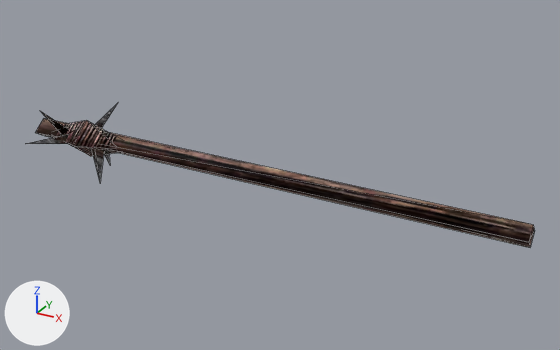
Two versions of the glTF model assets/models/ITMW_012_1H_NAILMACE_01.glb, one commit apart.
The view is the same before and after, from a 50 mm camera at (0.342, -0.93, 0.473) aimed at (-0.179, 0.018, -0.001). Every picture has the same lights, and +X, +Y and +Z are marked at lower left. Mesh edges are drawn as thin lines. Vertices at the same position are counted once.
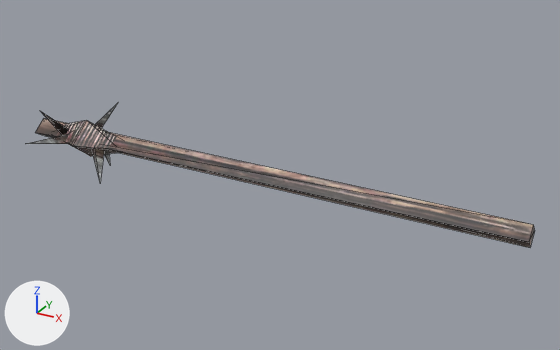
Pixel boxes (x1, y1, x2, y2) of what changed, in the pictures (560 x 350 px):
```json
{"object": "Mesh", "change": "surface changed, shading changed", "before": [32, 108, 535, 247], "after": [32, 108, 535, 247]}
{"part": 1, "of": "me_mesh", "change": "shading changed", "before": [35, 118, 533, 225], "after": [35, 118, 533, 225]}
{"part": 2, "of": "me_mesh", "change": "shading changed", "before": [52, 137, 530, 247], "after": [52, 137, 530, 247]}
{"part": 3, "of": "me_mesh", "change": "shading changed", "before": [529, 225, 535, 246], "after": [529, 225, 535, 246]}
```

Scene script edits in JSON lines:
```json
{"op": "add", "block": "img_itmeleerest_1", "code": ["img_itmeleerest_1 = load_image('ItMeleeRest', '_unpacked/ItMeleeRest', 512, 512, 'sRGB')"]}
{"op": "set", "path": "mat_itmeleerest.metallic", "old": "1.0", "new": "0.0"}
{"op": "set", "path": "mat_itmeleerest.roughness", "old": "1.0", "new": "0.5"}
{"op": "set", "path": "mat_itmeleerest.texture", "old": "img_itmeleerest", "new": "img_itmeleerest_1"}
{"block": "me_mesh", "where": "me_mesh.from_pydata(...)  # 43 vertices, 50 faces; spans x -0.642..0.2, y -0.093..0.078, z -0.069..0.057"}
{"block": "me_mesh", "where": "# used by ob_mesh; location = (0.0, 0.0, 0.0)"}
{"block": "me_mesh", "change": "me_mesh part 1: 2 of the faces centred in x -0.36..-0.353, y -0.009..0.012, z 0.006..0.011 are now shaded flat"}
{"block": "me_mesh", "change": "me_mesh part 2: 2 of the faces centred in x -0.081, y -0.006..0.006, z -0.011..0.011 are now shaded flat"}
{"block": "me_mesh", "change": "me_mesh part 3: 2 of the faces centred in x 0.2, y 0.0, z -0.006..0.006 are now shaded flat"}
```
